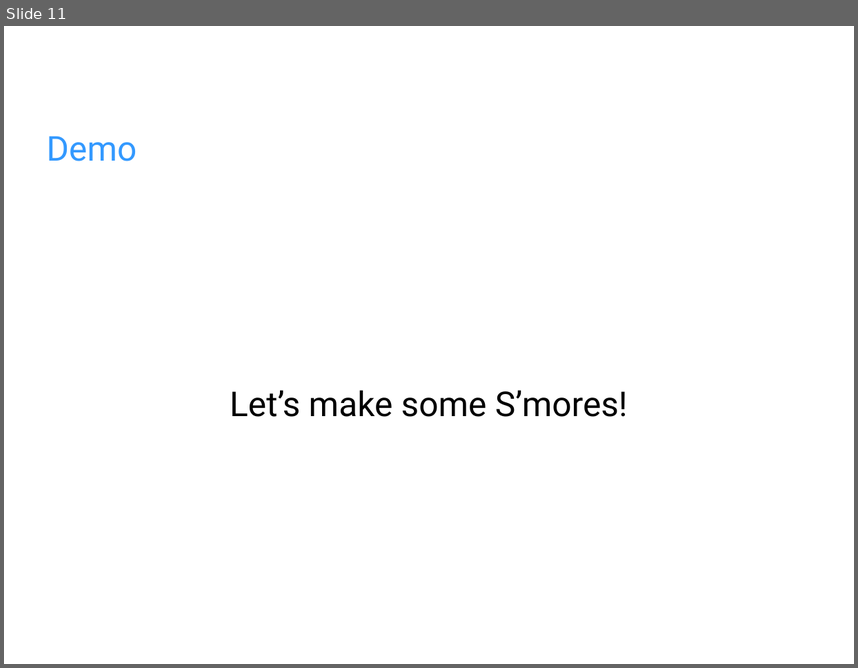
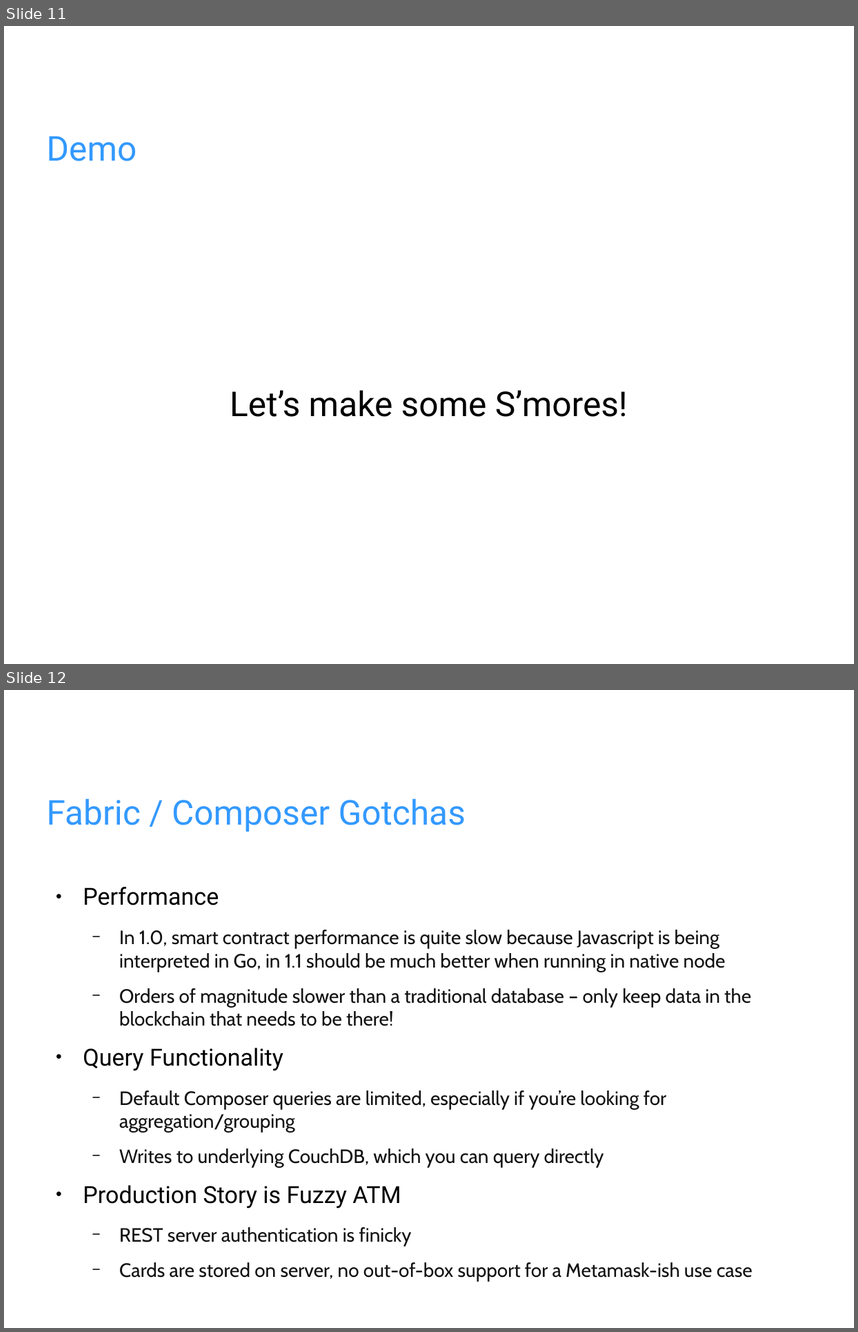
Before and after one commit to mrosack/presentations, a slide deck: hyperledger/Blockchain for Business.odp. Shown one above the other, each under a label of ours: slide 11 before the commit, slides 11 and 12 after it. The pictures are 858x668 and 858x1332 pixels, drawn with LibreOffice and Linux fonts; fonts in the diff are those of the drawing; background and template pictures are left out. Boxes give left, top, right and bottom in pixels: in the first picture for what was removed or moved away, otherwise in the second. Text is boxed around its words. In the diff, an @@ line names an element or a change of style, - is before the commit and + after.

```diff
--- a/hyperledger/Blockchain for Business.odp
+++ b/hyperledger/Blockchain for Business.odp
@@ slide 12 added at (x1=4, y1=690, x2=854, y2=1328), background picture (left out) @@
@@ title added at (x1=47, y1=798, x2=466, y2=831), 32 pt, text #3399FF @@
+Fabric / Composer Gotchas
@@ text added at (x1=83, y1=887, x2=753, y2=1281), 18 pt, text #111111 @@
+● Performance
+  − In 1.0, smart contract performance is quite slow because Javascript is being interpreted in Go, in 1.1 should be much better when running in native node
+  − Orders of magnitude slower than a traditional database – only keep data in the blockchain that needs to be there!
+● Query Functionality
+  − Default Composer queries are limited, especially if you’re looking for aggregation/grouping
+  − Writes to underlying CouchDB, which you can query directly
+● Production Story is Fuzzy ATM
+  − REST server authentication is finicky
+  − Cards are stored on server, no out-of-box support for a Metamask-ish use case
```
Also in this commit, not shown: 1 slide changed.
